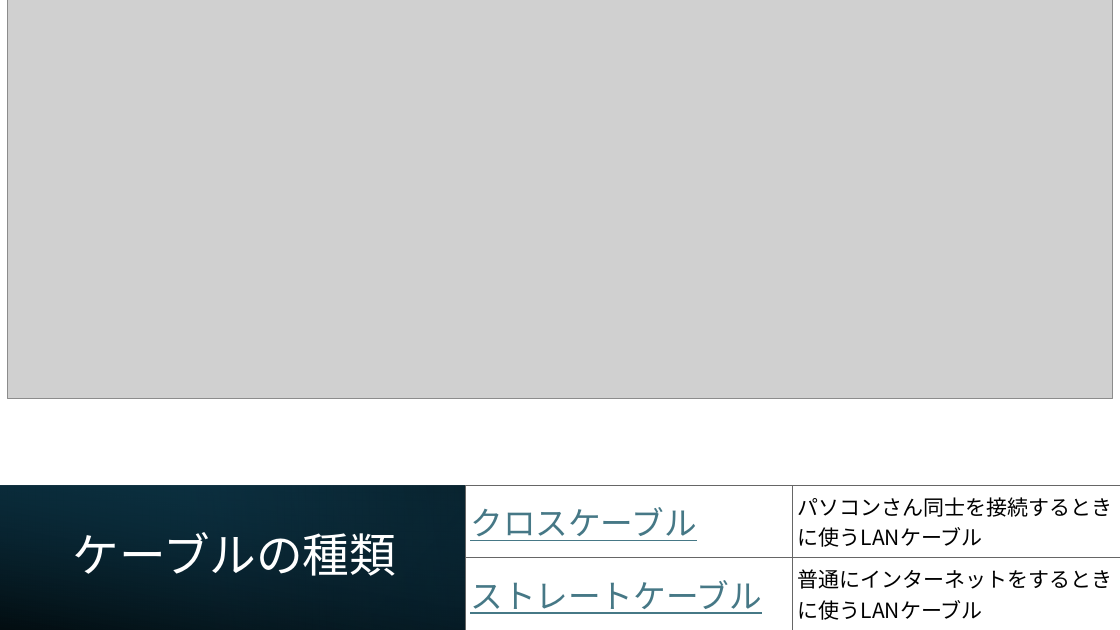
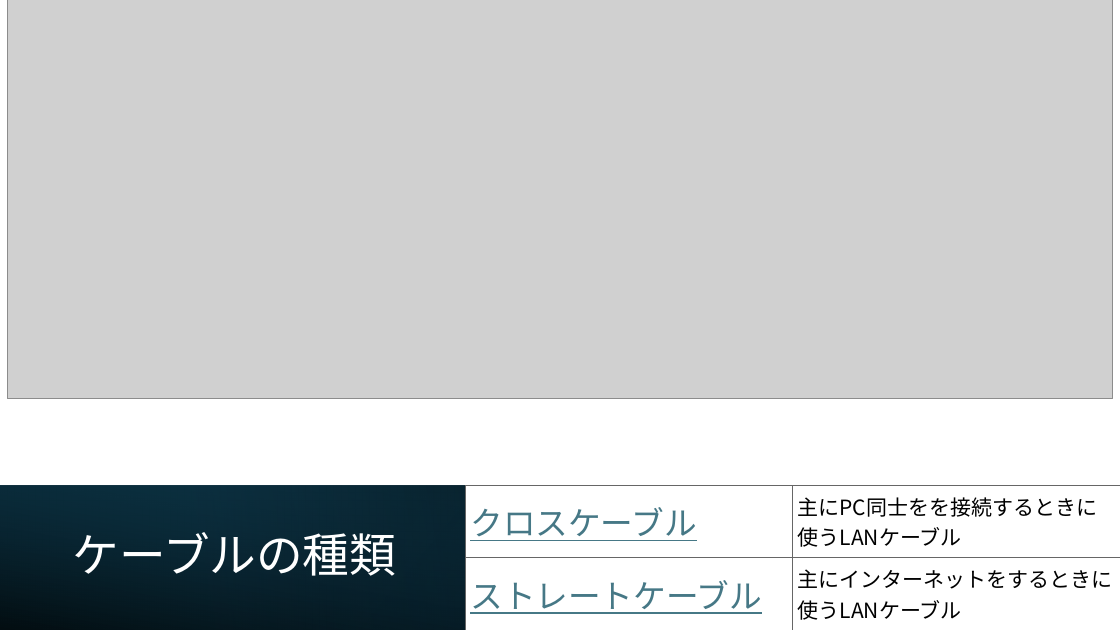
Before and after one commit to nishinekoma/NSS_LANcable, a slide deck: slide 2 of LAN_クロス_ストレート.pptx. Drawn at 1120x630 pixels with LibreOffice and Linux fonts; fonts in the diff are those of the drawing; grey boxes stand for pictures. Boxes give left, top, right and bottom in pixels: in the first picture for what was removed or moved away, otherwise in the second. Text is boxed around its words. In the diff, an @@ line names an element or a change of style, - is before the commit and + after.

```diff
--- a/LAN_クロス_ストレート.pptx
+++ b/LAN_クロス_ストレート.pptx
@@ table at <box>465,486,1120,630</box> @@
-row 1, column 2: パソコンさん同士を接続するときに使うLANケーブル
+row 1, column 2: 主にPC同士をを接続するときに使うLANケーブル
-row 2, column 2: 普通にインターネットをするときに使うLANケーブル
+row 2, column 2: 主にインターネットをするときに使うLANケーブル
```
Also in this commit, not shown: 3 other slides changed, 1 slide removed.
